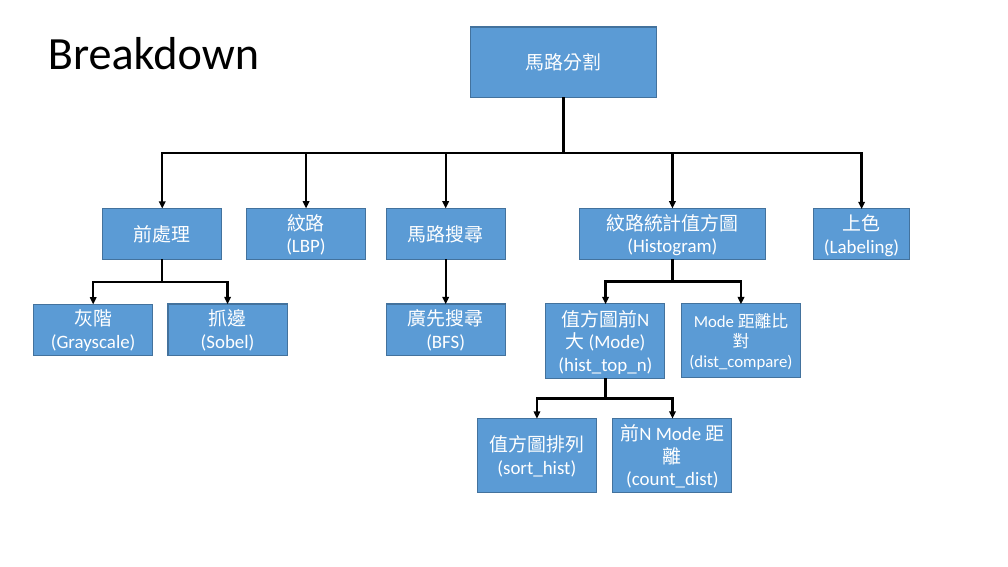
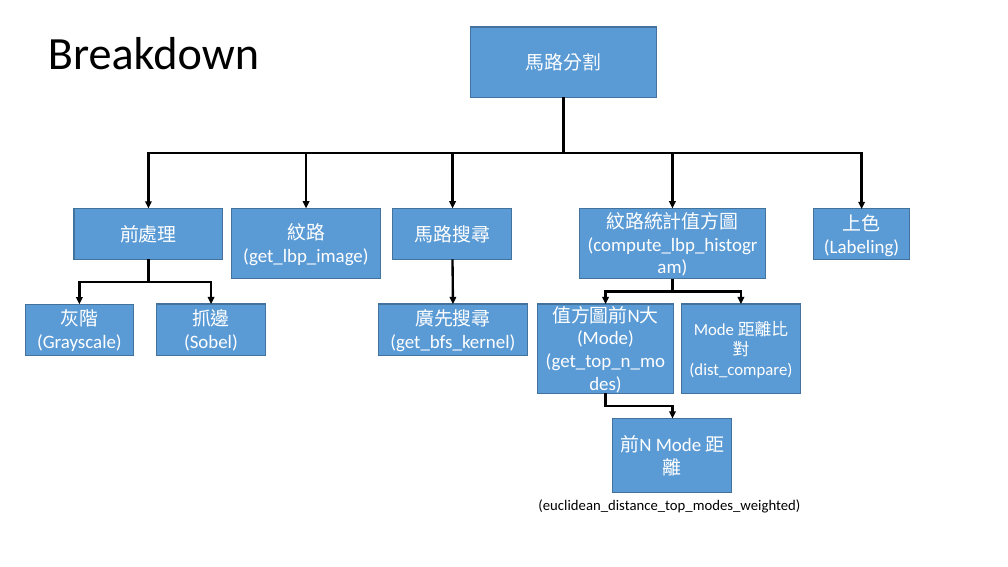
Before and after one commit to kennygnw/road_segmentation_hw, a slide deck: slide 3 of Image Segmentation of Concrete Roads.pptx. Drawn at 1008x567 pixels with LibreOffice and Linux fonts; fonts in the diff are those of the drawing. Boxes give left, top, right and bottom in pixels: in the first picture for what was removed or moved away, otherwise in the second. Text is boxed around its words. In the diff, an @@ line names an element or a change of style, - is before the commit and + after.

```diff
--- a/Image Segmentation of Concrete Roads.pptx
+++ b/Image Segmentation of Concrete Roads.pptx
@@ elbow arrow moved from (563, 98) - (163, 209) to (563, 98) - (148, 209) @@
@@ elbow arrow moved from (563, 98) - (446, 208) to (563, 98) - (453, 208) @@
@@ rectangle "前處理": place and size @@
-rectangle "前處理" at (103,209,222,260)
+rectangle "前處理" at (74,209,223,260)
@@ rectangle "紋路": place and size @@
-rectangle "紋路" at (247,208,365,259)
+rectangle "紋路" at (232,208,380,278)
@@ rectangle "馬路搜尋": place and size @@
-rectangle "馬路搜尋" at (386,208,505,259)
+rectangle "馬路搜尋" at (393,208,512,259)
@@ rectangle "紋路統計值方圖": place and size @@
-rectangle "紋路統計值方圖" at (580,208,765,259)
+rectangle "紋路統計值方圖" at (580,208,765,278)
@@ text in rectangle at (588,237,758,254): text changed @@
-(Histogram)
+(compute_lbp_histogram)
@@ elbow arrow moved from (163, 259) - (93, 304) to (148, 259) - (79, 304) @@
@@ elbow arrow moved from (163, 259) - (228, 304) to (148, 259) - (211, 304) @@
@@ text in rectangle at (243,248,368,265): text changed @@
-(LBP)
+(get_lbp_image)
@@ arrow moved from (446, 259) - (446, 304) to (453, 259) - (453, 304) @@
@@ elbow arrow moved from (672, 259) - (606, 304) to (672, 279) - (606, 304) @@
@@ elbow arrow moved from (672, 259) - (741, 304) to (672, 279) - (741, 304) @@
@@ rectangle "灰階": place and size @@
-rectangle "灰階" at (34,304,153,355)
+rectangle "灰階" at (25,304,133,355)
@@ rectangle "抓邊": place and size @@
-rectangle "抓邊" at (168,304,287,355)
+rectangle "抓邊" at (157,304,265,355)
@@ rectangle "廣先搜尋(get_bfs_kernel)": place and size @@
-rectangle "廣先搜尋(get_bfs_kernel)" at (386,304,505,355)
+rectangle "廣先搜尋(get_bfs_kernel)" at (379,304,528,355)
@@ text in rectangle at (390,309,515,351): text changed @@
-廣先搜尋(BFS)
+廣先搜尋(get_bfs_kernel)
@@ rectangle "值方圖前N大 (Mode)": place and size @@
-rectangle "值方圖前N大 (Mode)" at (546,304,665,378)
+rectangle "值方圖前N大 (Mode)" at (538,304,674,393)
@@ rectangle "Mode 距離比對": place and size @@
-rectangle "Mode 距離比對" at (681,304,800,378)
+rectangle "Mode 距離比對" at (681,304,800,393)
@@ text in rectangle at (546,353,665,370): text changed @@
-(hist_top_n)
+(get_top_n_modes)
@@ elbow arrow removed from (606, 379) to (537, 418) @@
@@ rectangle removed at (477,418,596,492) @@
-值方圖排列
-(sort_hist)
@@ elbow arrow moved from (606, 379) - (672, 418) to (606, 393) - (672, 418) @@
@@ text in rectangle at (626,471,718,488): paragraph removed @@
-(count_dist)
@@ text added at (538,499,800,513), 14 pt, text #000000 @@
+(euclidean_distance_top_modes_weighted)
```
Also in this commit, not shown: 1 other slide changed, 2 slides added, 23 other files.
